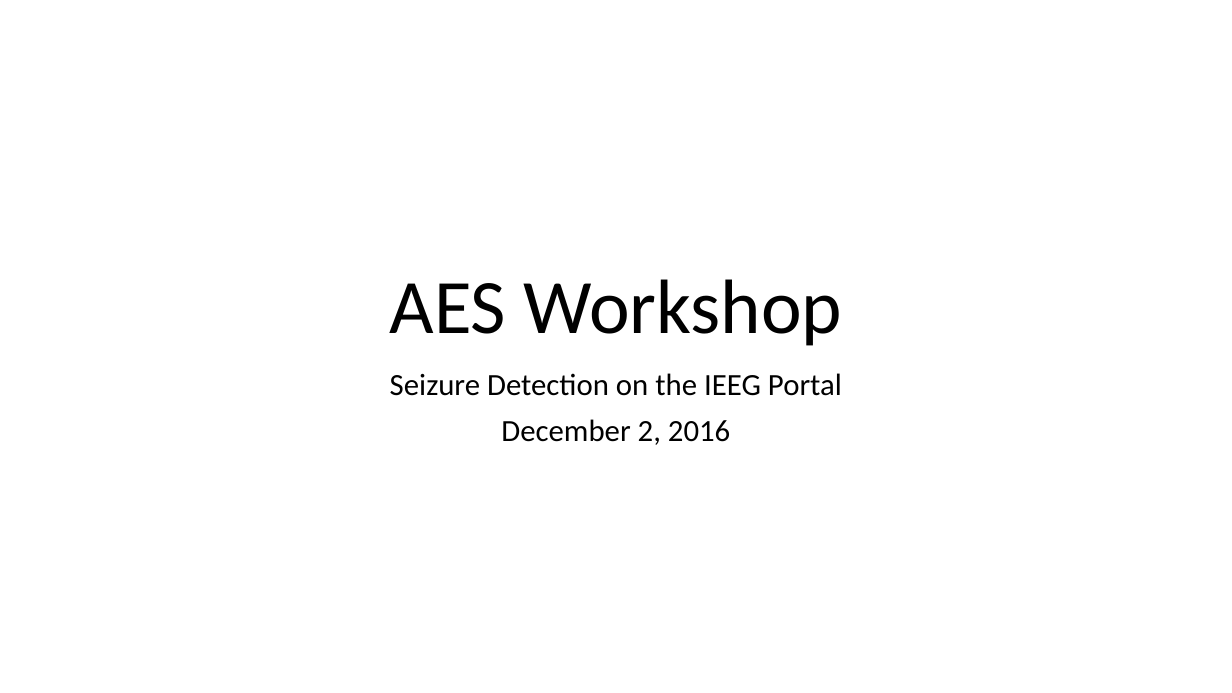
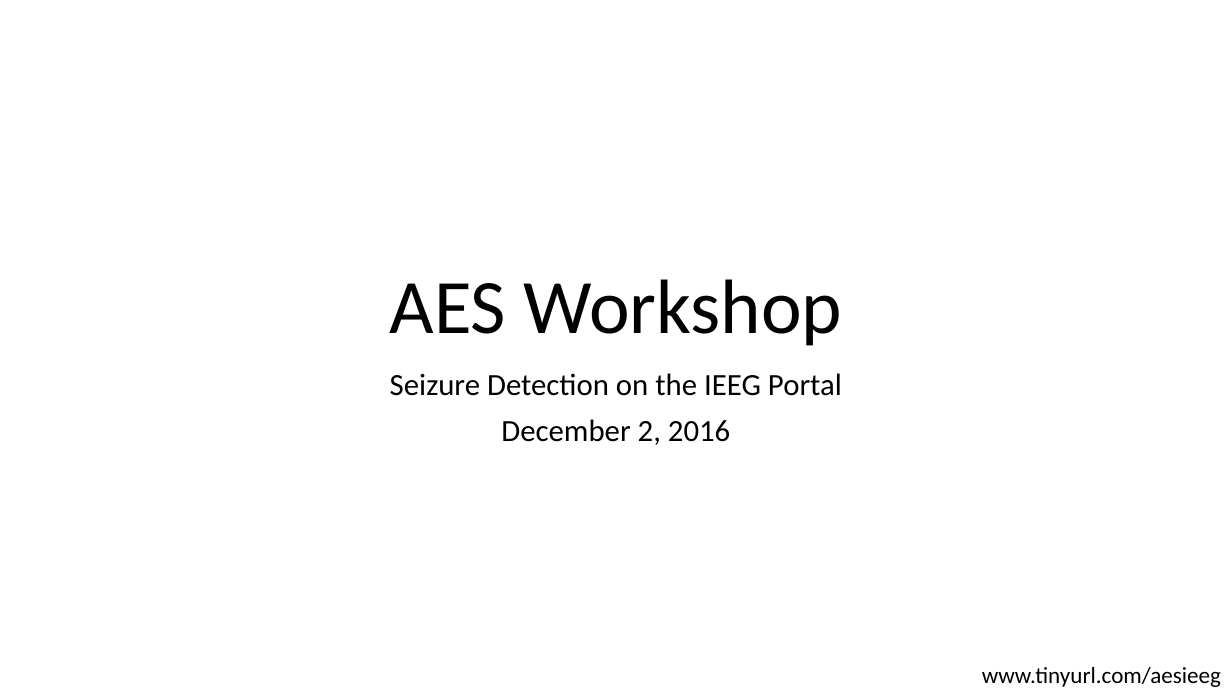
Before and after one commit to hoameng/AES2016WorkshopMaterials, a slide deck: slide 1 of Introduction.pptx. Drawn at 1232x693 pixels with LibreOffice and Linux fonts; fonts in the diff are those of the drawing. Boxes give left, top, right and bottom in pixels: in the first picture for what was removed or moved away, otherwise in the second. Text is boxed around its words. In the diff, an @@ line names an element or a change of style, - is before the commit and + after.

Commit message:
updated ppt

```diff
--- a/Introduction.pptx
+++ b/Introduction.pptx
@@ text added at <box>982,667,1221,687</box>, 18 pt, text #000000 @@
+www.tinyurl.com/aesieeg
```
Also in this commit, not shown: 6 slides added, 3 slides removed.
